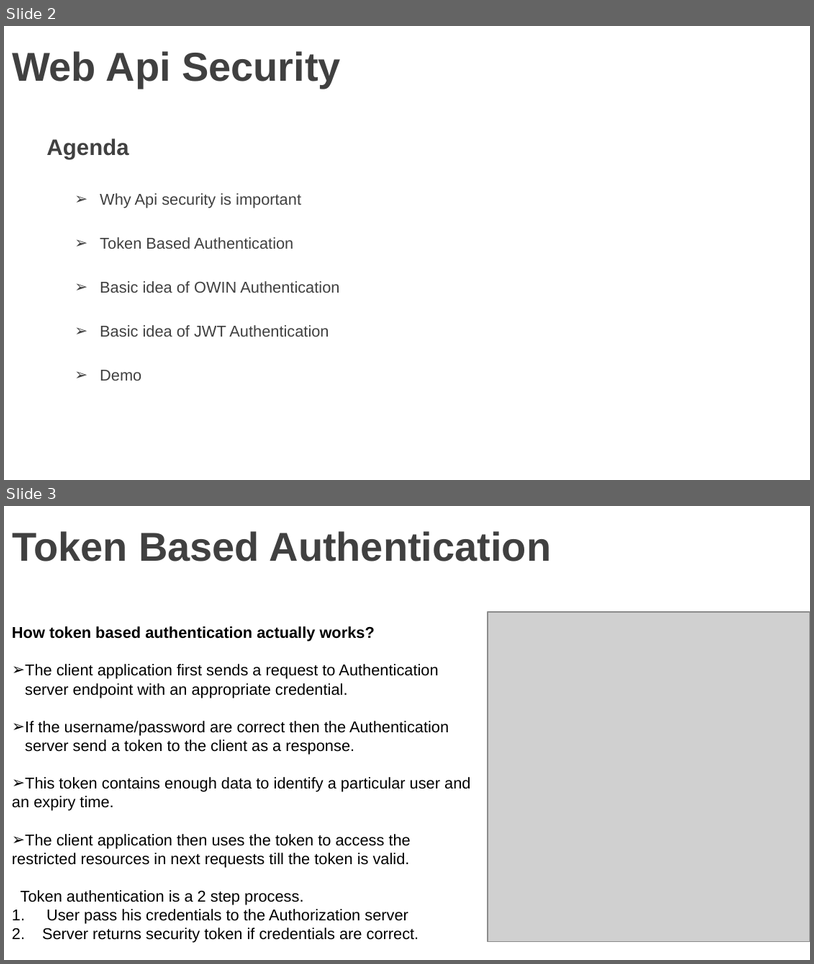
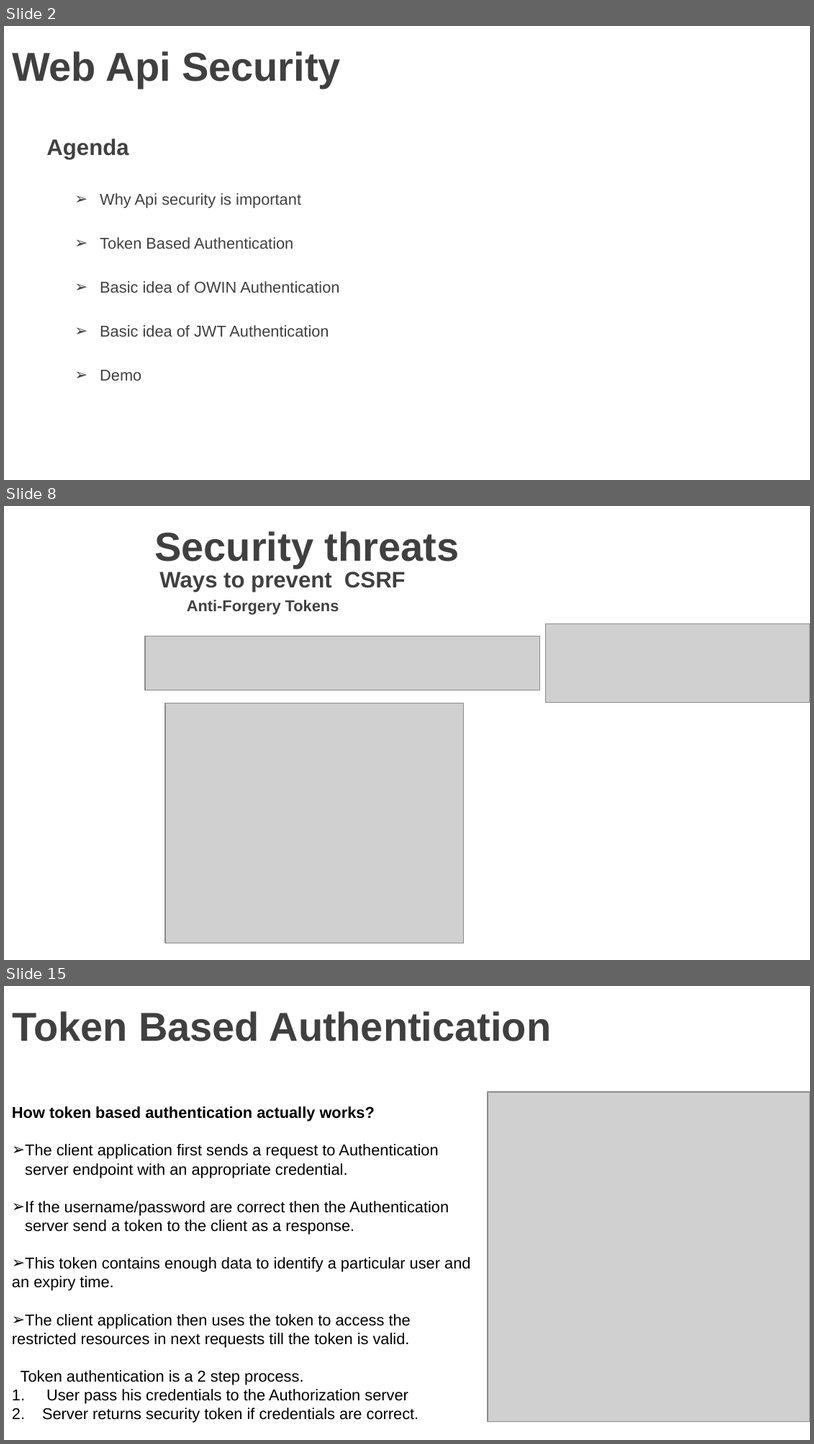
Before and after one commit to vgyureka/DotNetBig, a slide deck: webapiSecurity.pptx. Shown one above the other, each under a label of ours: slides 2 and 3 before the commit, slides 2, 8 and 15 after it; the slides between them are not shown. The pictures are 814x964 and 814x1444 pixels, drawn with LibreOffice and Linux fonts; fonts in the diff are those of the drawing; grey boxes stand for pictures; background and template pictures are left out. Boxes give left, top, right and bottom in pixels: in the first picture for what was removed or moved away, otherwise in the second. Text is boxed around its words. In the diff, an @@ line names an element or a change of style, - is before the commit and + after.

Commit message:
Add files via upload
webapi security- 06 MARCH 2019

```diff
--- a/webapiSecurity.pptx
+++ b/webapiSecurity.pptx
@@ slide 8 added at (4,506,810,960), background picture (left out) @@
@@ title added at (154,531,460,568), 36 pt, text #404040, bold @@
+Security threats
@@ text added at (160,572,406,592), 20 pt, text #404040, bold @@
+Ways to prevent CSRF
@@ text added at (187,600,340,615), 14 pt, text #404040, bold @@
+Anti-Forgery Tokens
@@ picture added at (546,624,810,702) @@
@@ picture added at (145,636,540,690) @@
@@ picture added at (165,703,463,942) @@
@@ what was slide 3 is now slide 15 @@
```
Also in this commit, not shown: 1 slide changed, 13 other slides added.
